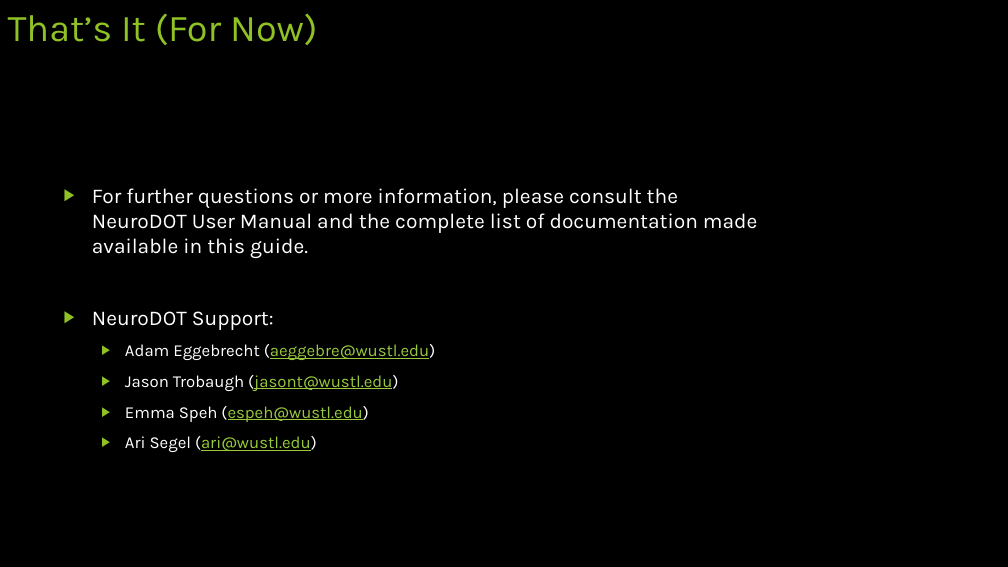
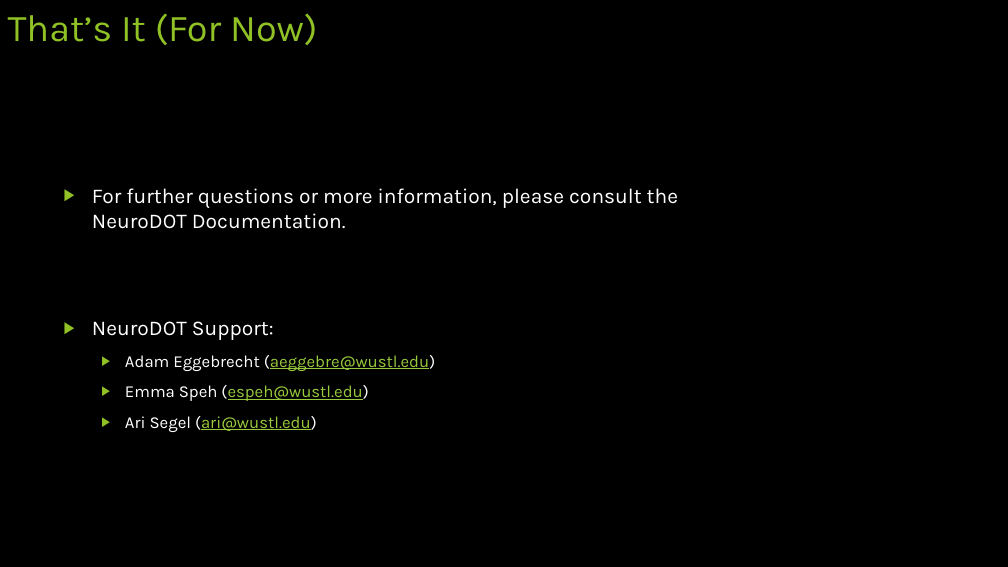
Before and after one commit to WUSTL-ORL/NeuroDOT, a slide deck: slide 11 of NeuroDOT Quick Start Guide.pptx (slide 10 before the commit). Drawn at 1008x567 pixels with LibreOffice and Linux fonts; fonts in the diff are those of the drawing. Boxes give left, top, right and bottom in pixels: in the first picture for what was removed or moved away, otherwise in the second. Text is boxed around its words. In the diff, an @@ line names an element or a change of style, - is before the commit and + after.

```diff
--- a/NeuroDOT Quick Start Guide.pptx
+++ b/NeuroDOT Quick Start Guide.pptx
@@ text at [92,188,678,229]: text changed @@
-▶ For further questions or more information, please consult the NeuroDOT User Manual and the complete list of documentation made available in this guide.
+▶ For further questions or more information, please consult the NeuroDOT Documentation.
@@ text at [125,375,398,391]: paragraph removed @@
-  ▶ Jason Trobaugh (jasont@wustl.edu)
```
Also in this commit, not shown: 4 other slides changed, 1 slide added.
